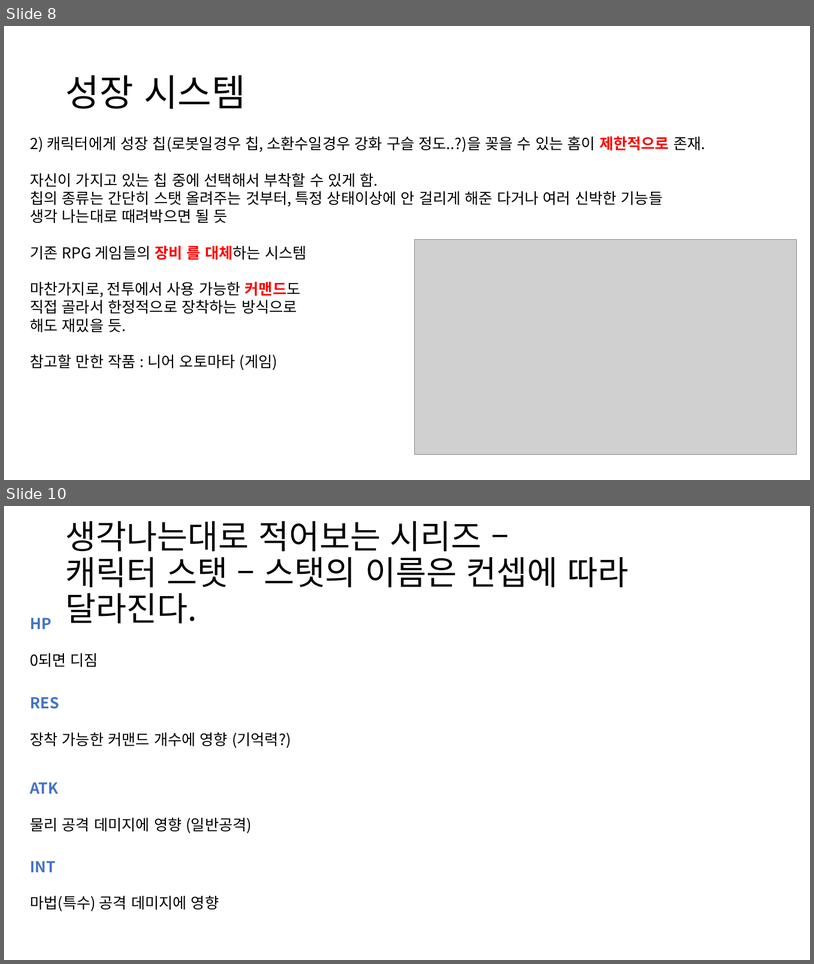
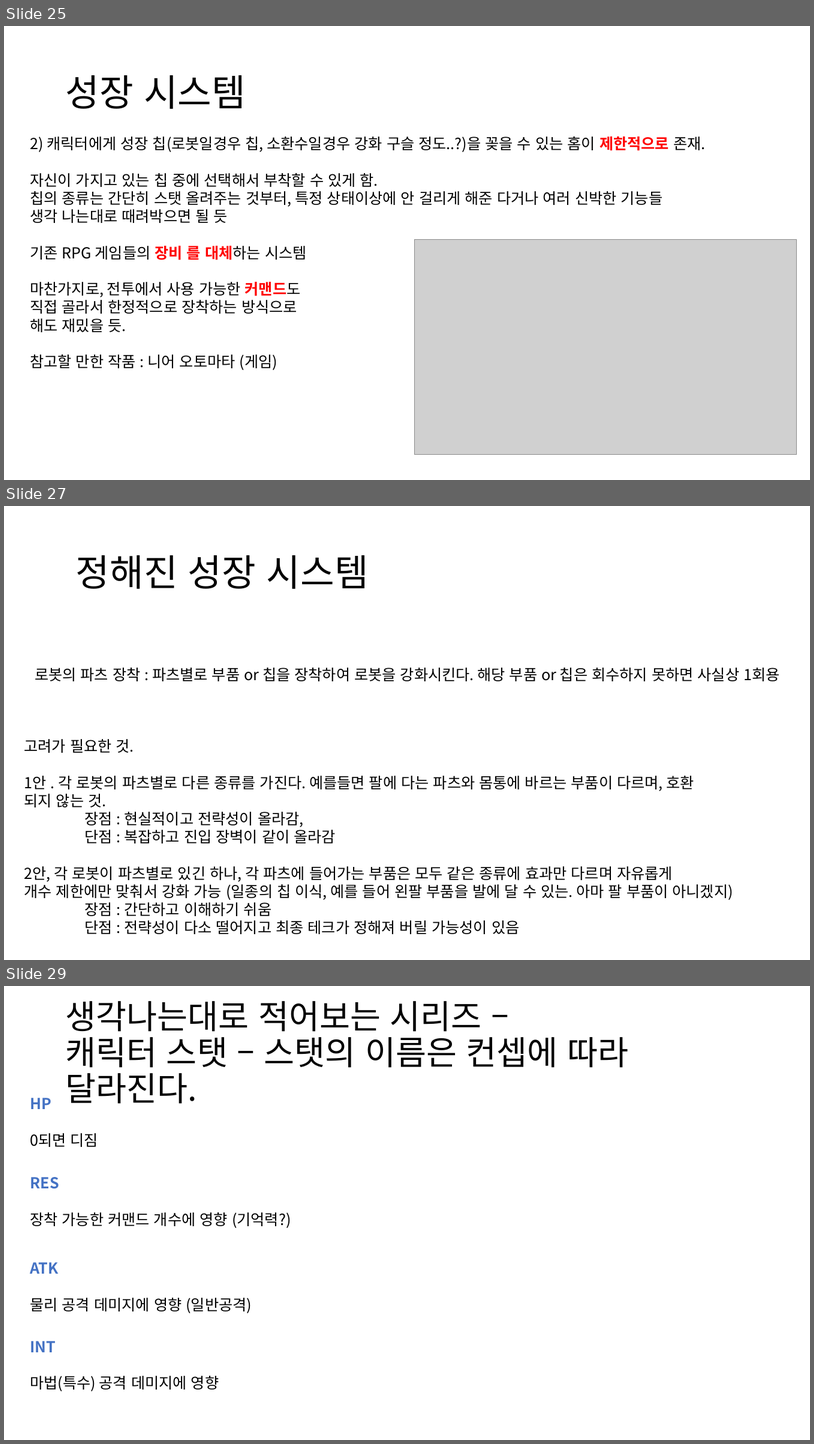
Before and after one commit to Noanswers/ProjectBono, a slide deck: 메인 기획서.pptx. Shown one above the other, each under a label of ours: slides 8 and 10 before the commit, slides 25, 27 and 29 after it; the slides between them are not shown. The pictures are 814x964 and 814x1444 pixels, drawn with LibreOffice and Linux fonts; fonts in the diff are those of the drawing; grey boxes stand for pictures; background and template pictures are left out. Boxes give left, top, right and bottom in pixels: in the first picture for what was removed or moved away, otherwise in the second. Text is boxed around its words. In the diff, an @@ line names an element or a change of style, - is before the commit and + after.

```diff
--- a/메인 기획서.pptx
+++ b/메인 기획서.pptx
@@ slide 27 added at (4,506,810,960), background picture (left out) @@
@@ title added at (76,555,369,589), 44 pt, text #000000 @@
+정해진 성장 시스템
@@ text added at (35,667,780,681), 18 pt, text #000000 @@
+로봇의 파츠 장착 : 파츠별로 부품 or 칩을 장착하여 로봇을 강화시킨다. 해당 부품 or 칩은 회수하지 못하면 사실상 1회용
@@ text added at (24,739,734,934), 18 pt, text #000000 @@
+고려가 필요한 것.
+1안 . 각 로봇의 파츠별로 다른 종류를 가진다. 예를들면 팔에 다는 파츠와 몸통에 바르는 부품이 다르며, 호환
+되지 않는 것.
+장점 : 현실적이고 전략성이 올라감,
+단점 : 복잡하고 진입 장벽이 같이 올라감
+2안, 각 로봇이 파츠별로 있긴 하나, 각 파츠에 들어가는 부품은 모두 같은 종류에 효과만 다르며 자유롭게
+개수 제한에만 맞춰서 강화 가능 (일종의 칩 이식, 예를 들어 왼팔 부품을 발에 달 수 있는. 아마 팔 부품이 아니겠지)
+장점 : 간단하고 이해하기 쉬움
+단점 : 전략성이 다소 떨어지고 최종 테크가 정해져 버릴 가능성이 있음
@@ what was slide 8 is now slide 25 @@
@@ what was slide 10 is now slide 29 @@
```
Also in this commit, not shown: 2 slides changed, 18 other slides added, 1 other file.
